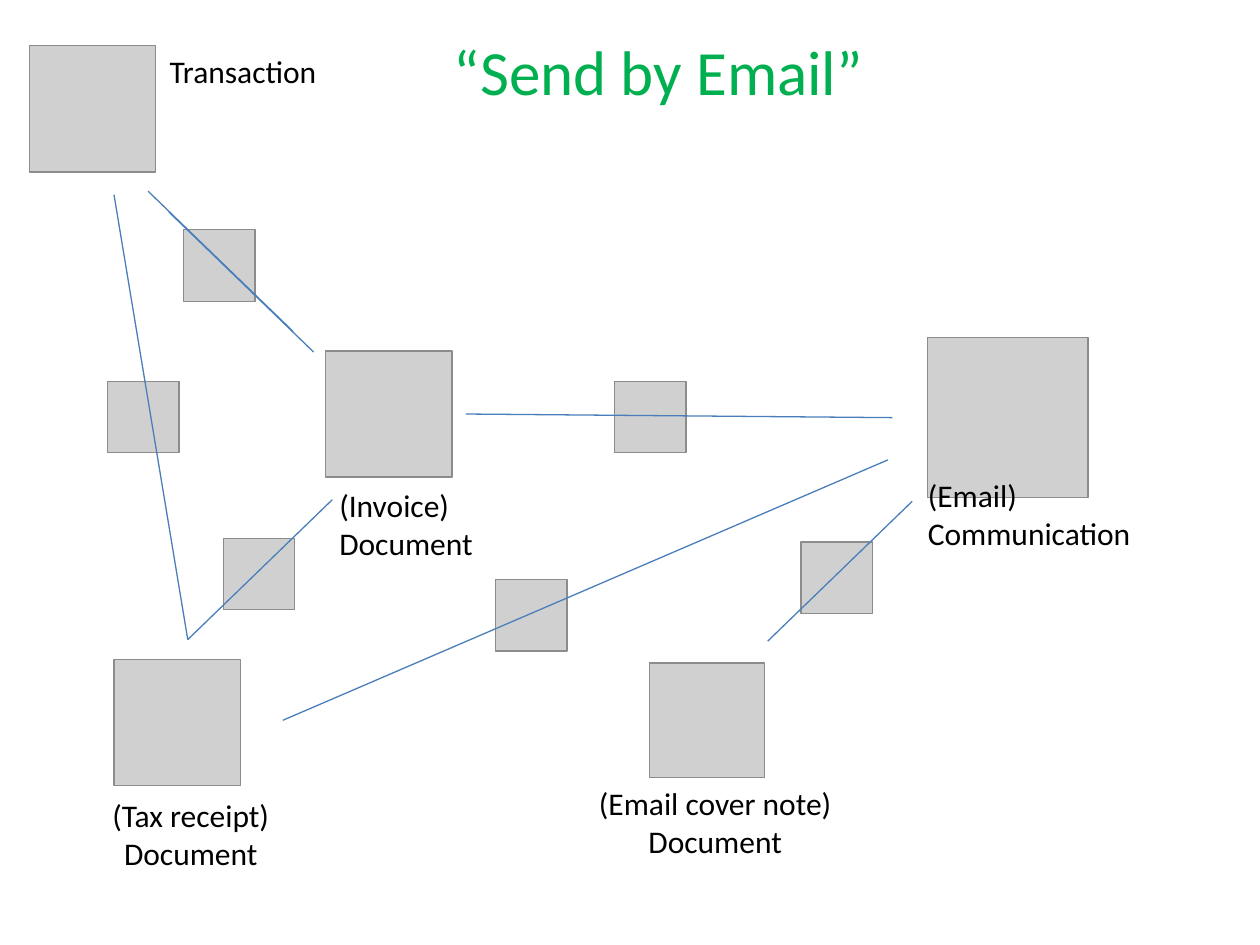
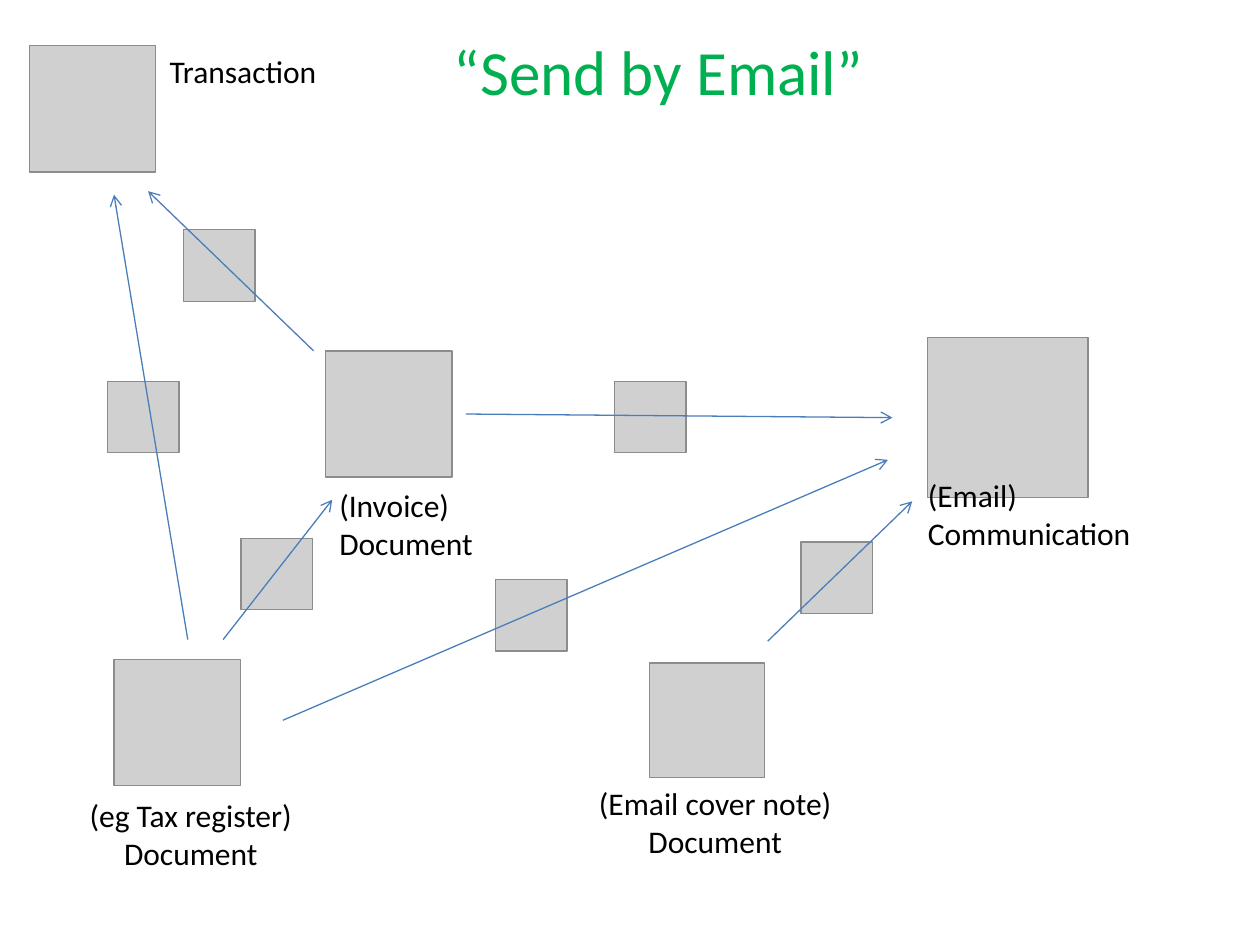
Before and after one commit to estatio/estatio, a slide deck: slide 17 of docs/docs-and-comms/attachments.pptx (slide 23 before the commit). Drawn at 1260x945 pixels with LibreOffice and Linux fonts; fonts in the diff are those of the drawing; grey boxes stand for pictures. Boxes give left, top, right and bottom in pixels: in the first picture for what was removed or moved away, otherwise in the second. Text is boxed around its words. In the diff, an @@ line names an element or a change of style, - is before the commit and + after.

```diff
--- a/docs/docs-and-comms/attachments.pptx
+++ b/docs/docs-and-comms/attachments.pptx
@@ line (115, 195) - (188, 640): line to arrow @@
@@ line moved from (149, 192) - (292, 331) to (149, 192) - (314, 350) @@
@@ line (149, 192) - (314, 350): line to arrow @@
@@ line removed from (169, 212) to (314, 352) @@
@@ line (466, 415) - (892, 417): line to arrow @@
@@ line (284, 721) - (888, 460): line to arrow @@
@@ line moved from (333, 500) - (188, 640) to (333, 500) - (223, 640) @@
@@ line (333, 500) - (223, 640): line to arrow @@
@@ line (912, 501) - (767, 641): line to arrow @@
@@ picture: place and size @@
-picture at (223,538,295,610)
+picture at (241,538,312,610)
@@ text "(eg Tax register)": place and size @@
-text "(eg Tax register)" at (112,804,269,866)
+text "(eg Tax register)" at (90,804,292,866)
@@ text at (90,804,292,833): text changed @@
-(Tax receipt)
+(eg Tax register)
```
Also in this commit, not shown: 11 other slides changed, 6 slides removed.
